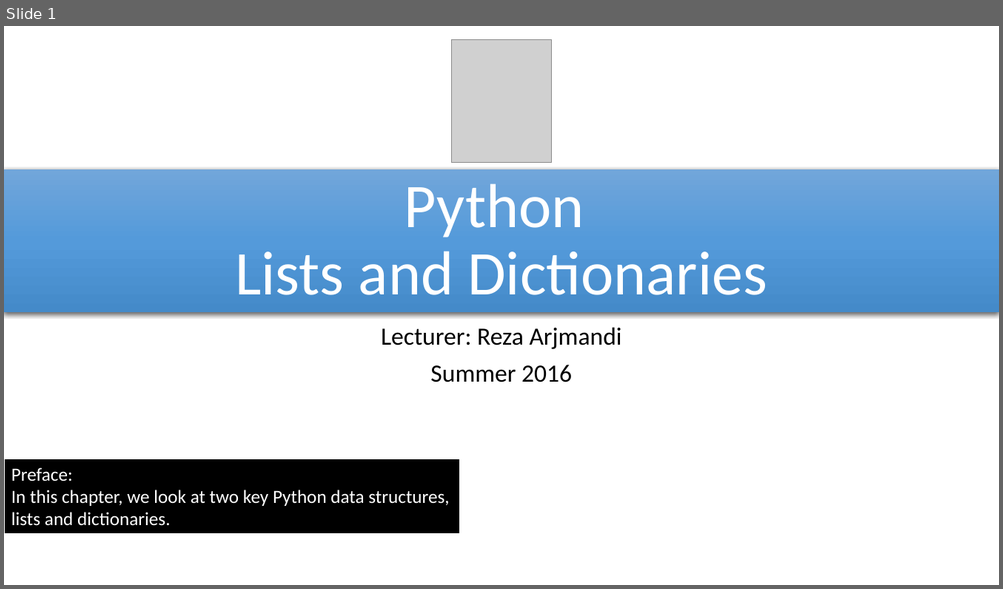
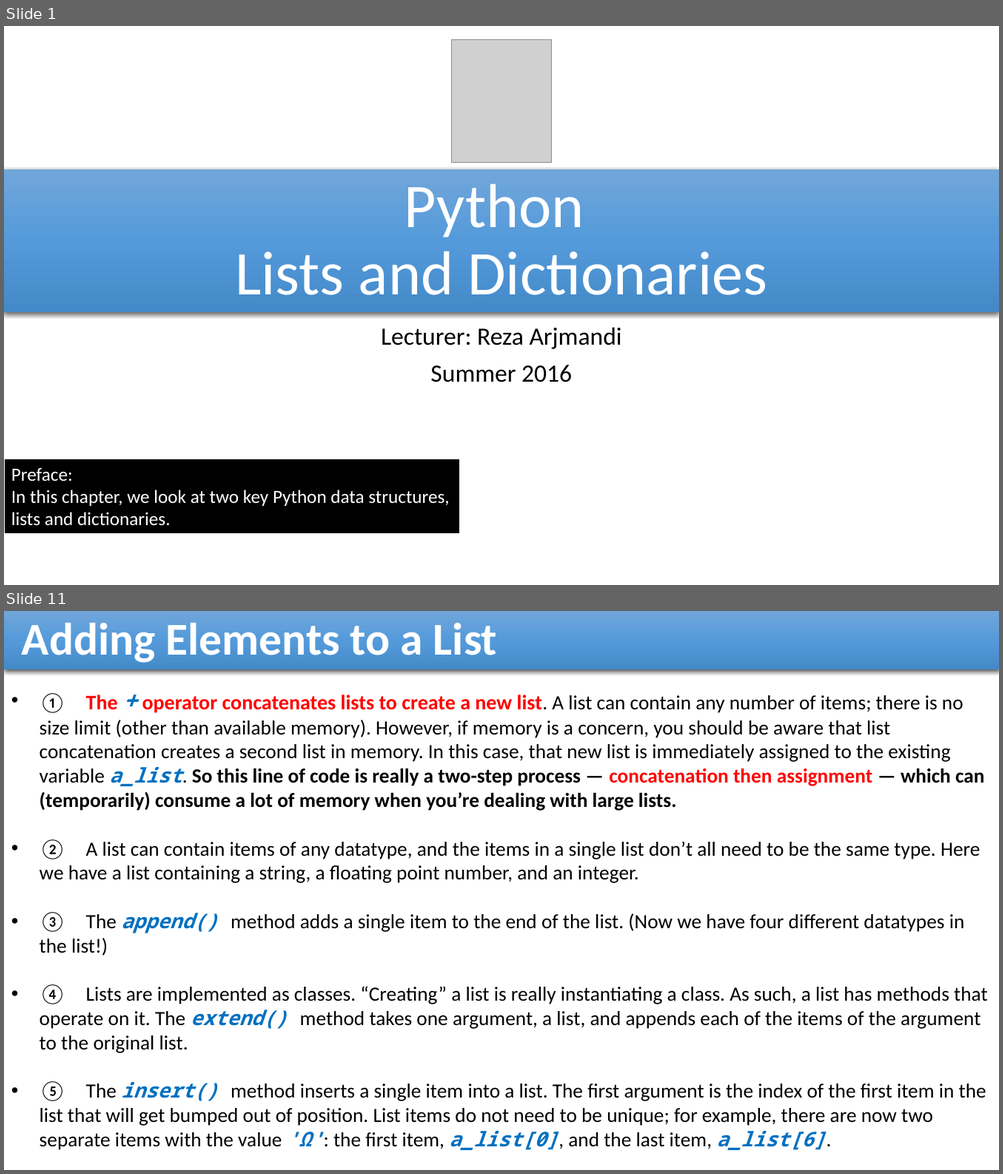
Before and after one commit to reza-arjmandi/rpi-course, a slide deck: session3/presentation/Python_List_And_Dictionaries.pptx. Shown one above the other, each under a label of ours: slide 1 before the commit, slides 1 and 11 after it; the slides between them are not shown. The pictures are 1003x589 and 1003x1174 pixels, drawn with LibreOffice and Linux fonts; fonts in the diff are those of the drawing; grey boxes stand for pictures. Boxes give left, top, right and bottom in pixels: in the first picture for what was removed or moved away, otherwise in the second. Text is boxed around its words. In the diff, an @@ line names an element or a change of style, - is before the commit and + after.

```diff
--- a/session3/presentation/Python_List_And_Dictionaries.pptx
+++ b/session3/presentation/Python_List_And_Dictionaries.pptx
@@ slide 11 added at bbox=[4, 611, 999, 1170], background #FFFFFF @@
@@ rectangle added at bbox=[4, 611, 999, 670], fill gradient #71A6DB to #559BDB to #448ACA, 44 pt, text #FFFFFF, bold @@
+Adding Elements to a List
@@ text added at bbox=[40, 693, 987, 1150], 19.5 pt, text #000000 @@
+• ① The + operator concatenates lists to create a new list. A list can contain any number of items; there is no size limit (other than available memory). However, if memory is a concern, you should be aware that list concatenation creates a second list in memory. In this case, that new list is immediately assigned to the existing variable a_list. So this line of code is really a two-step process — concatenation then assignment — which can (temporarily) consume a lot of memory when you’re dealing with large lists.
+• ② A list can contain items of any datatype, and the items in a single list don’t all need to be the same type. Here we have a list containing a string, a floating point number, and an integer.
+• ③ The append() method adds a single item to the end of the list. (Now we have four different datatypes in the list!)
+• ④ Lists are implemented as classes. “Creating” a list is really instantiating a class. As such, a list has methods that operate on it. The extend() method takes one argument, a list, and appends each of the items of the argument to the original list.
+• ⑤ The insert() method inserts a single item into a list. The first argument is the index of the first item in the list that will get bumped out of position. List items do not need to be unique; for example, there are now two separate items with the value 'Ω': the first item, a_list[0], and the last item, a_list[6].
```
Also in this commit, not shown: 15 slides changed, 52 other slides added, 1 other file.
